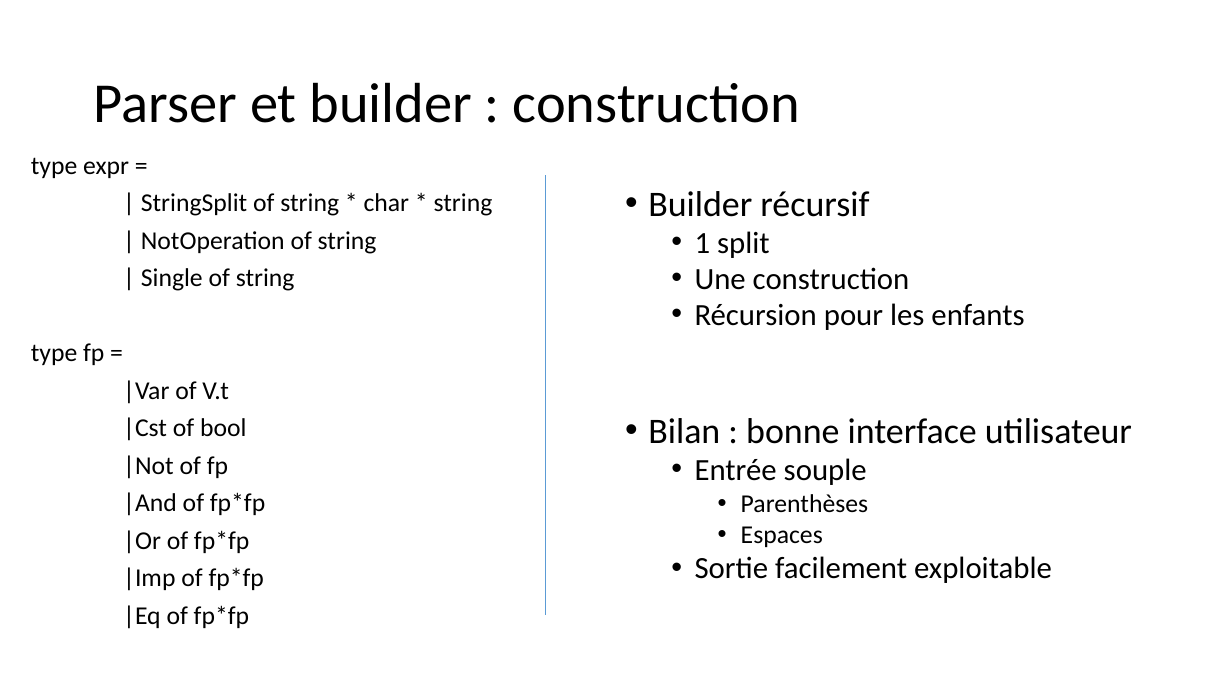
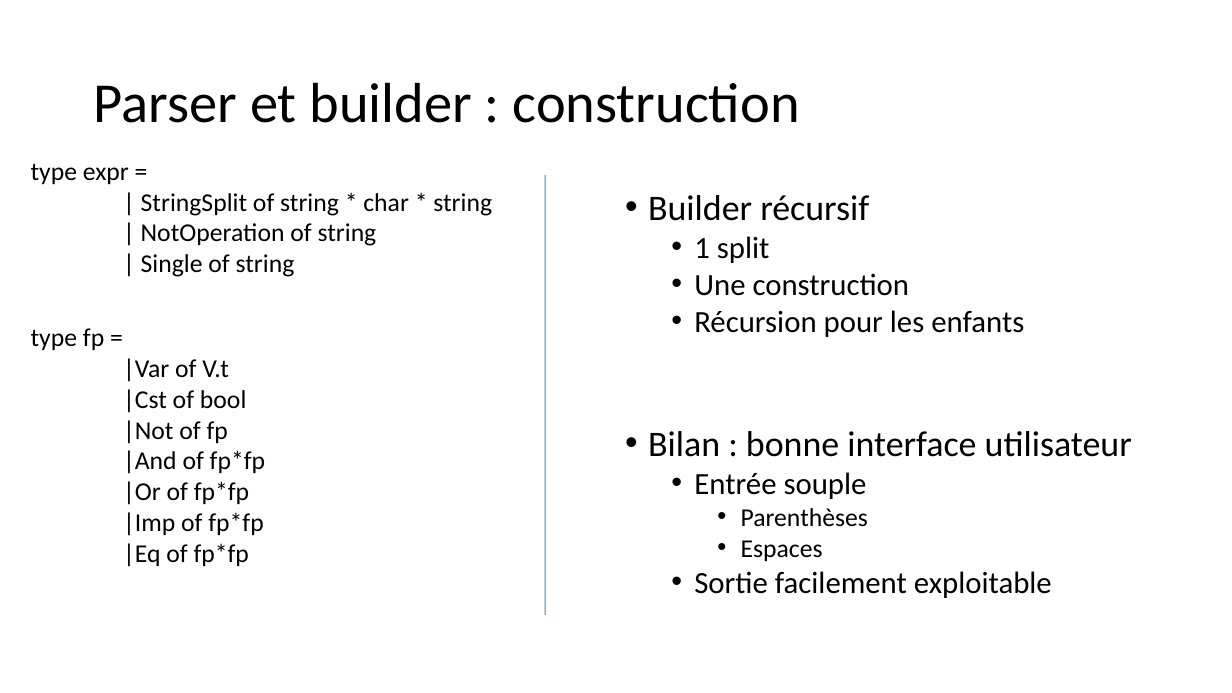
Before and after one commit to VinceDld/inf441_bdd_tetravex, a slide deck: slide 3 of Rapport/Soutenance orale.pptx. Drawn at 1232x693 pixels with LibreOffice and Linux fonts; fonts in the diff are those of the drawing. Boxes give left, top, right and bottom in pixels: in the first picture for what was removed or moved away, otherwise in the second. Text is boxed around its words. In the diff, an @@ line names an element or a change of style, - is before the commit and + after.

```diff
--- a/Rapport/Soutenance orale.pptx
+++ b/Rapport/Soutenance orale.pptx
@@ text "type expr =" at box(31, 163, 492, 567): line spacing 0.8 to 1; less space between paragraphs @@
@@ line (545, 176) - (545, 616): stroke #5B9BD5 0.5 pt to #4B7EBC 0.75 pt @@
@@ text "Builder récursif" at box(648, 195, 1132, 598): line spacing 0.8 to 0.9; less space between paragraphs; line spacing 0.8 to 1 @@
```
Also in this commit, not shown: 3 other slides changed, 4 slides added.
